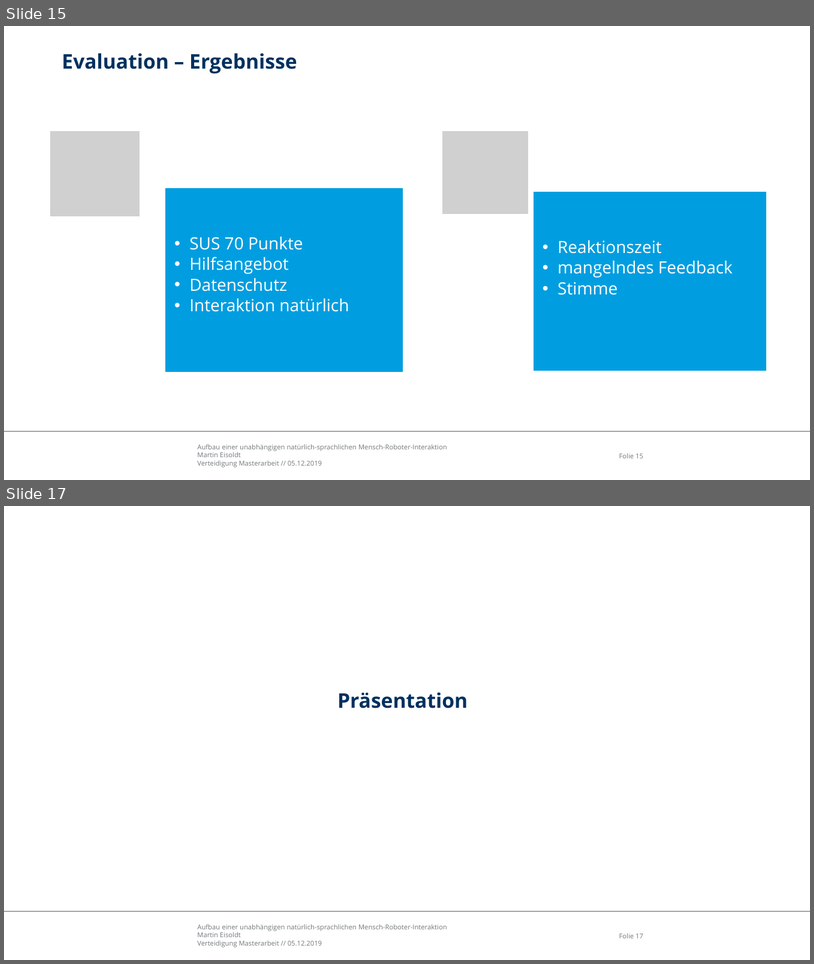
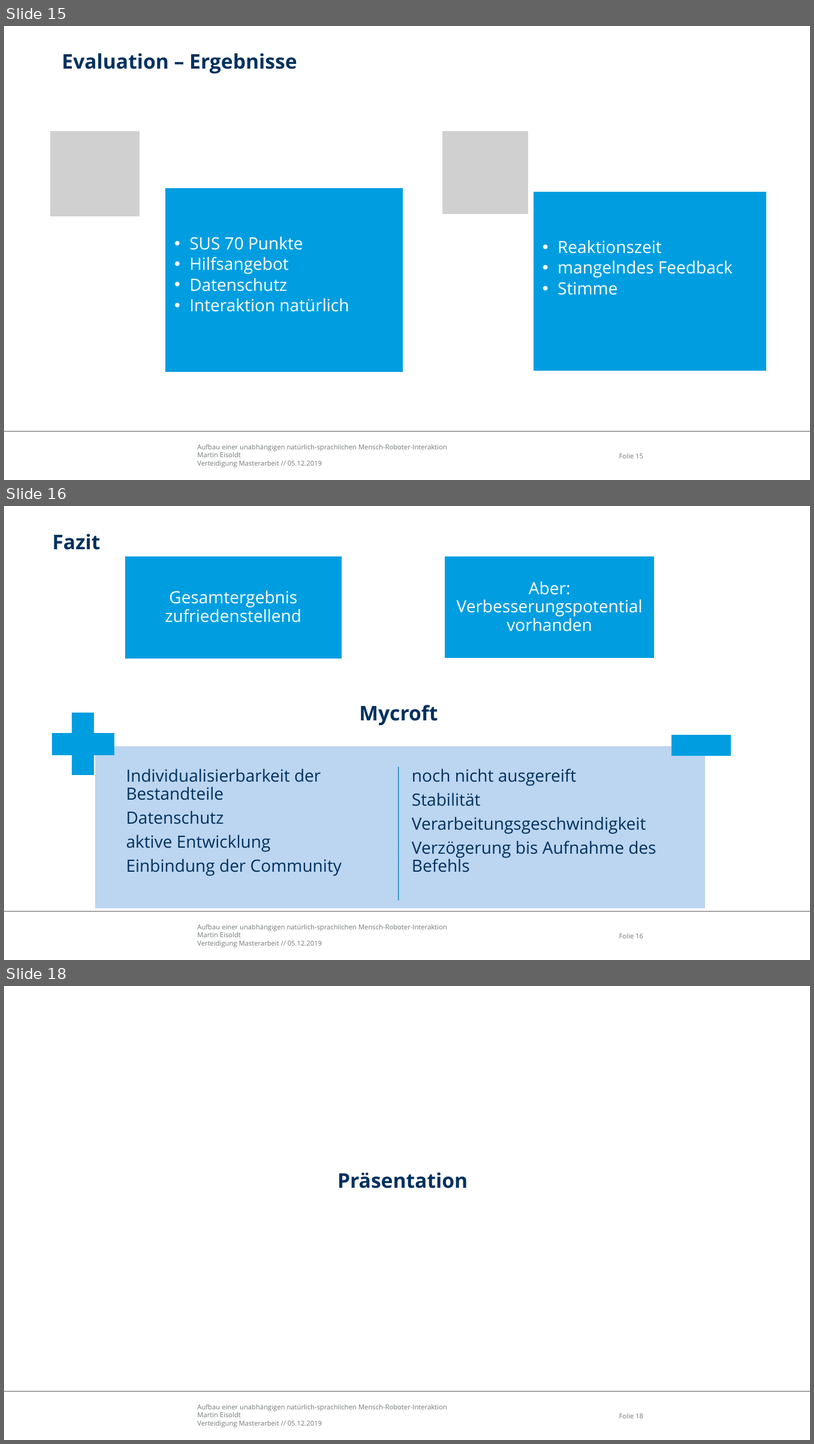
Before and after one commit to edegeyer/masterarbeit, a slide deck: verteidigung/verteidigung.pptx. Shown one above the other, each under a label of ours: slides 15 and 17 before the commit, slides 15, 16 and 18 after it; the slides between them are not shown. The pictures are 814x964 and 814x1444 pixels, drawn with LibreOffice and Linux fonts; fonts in the diff are those of the drawing; grey boxes stand for pictures; background and template pictures are left out. Boxes give left, top, right and bottom in pixels: in the first picture for what was removed or moved away, otherwise in the second. Text is boxed around its words. In the diff, an @@ line names an element or a change of style, - is before the commit and + after.

```diff
--- a/verteidigung/verteidigung.pptx
+++ b/verteidigung/verteidigung.pptx
@@ slide 16 added at (x1=4, y1=506, x2=810, y2=960), background #FFFFFF; not listed: 3 template elements that a slide beside it also shows @@
@@ title added at (x1=53, y1=534, x2=101, y2=550), 24 pt, text #00305E, bold @@
+Fazit
@@ group added at (x1=125, y1=556, x2=655, y2=658): 2 rectangles, 2 texts @@
+Gesamtergebnis zufriedenstellend
+Aber: Verbesserungspotential vorhanden
@@ text added at (x1=359, y1=705, x2=438, y2=725), 24 pt, text #00305E, bold @@
+Mycroft
@@ group added at (x1=53, y1=713, x2=731, y2=909): 2 rectangles, 2 texts, 1 plus, 1 line @@
+Individualisierbarkeit der Bestandteile
+Datenschutz
+aktive Entwicklung
+Einbindung der Community
+noch nicht ausgereift
+Stabilität
+Verarbeitungsgeschwindigkeit
+Verzögerung bis Aufnahme des Befehls
@@ what was slide 17 is now slide 18 @@
@@ page number at (x1=620, y1=1413, x2=644, y2=1418): text changed @@
-Folie 17
+Folie 18
```
Also in this commit, not shown: 4 slides changed, 2 other slides added, 1 slide removed, 1 other file.
